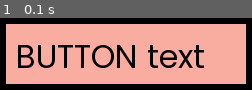
Above: before the commit, frame 1.
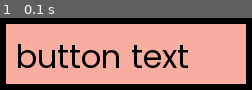
Above: after the commit, the same moment.

Repository: prawny-boy/Choose_Your_Own_Adventure
Game: pygame game, started from pygame_CYOA2.py
Same seed, same stepped clock (60 frames per second), same inputs: the game is played once before the commit and once after it.
Inputs:
- Up to frame 1 (0.1 s): no input

The runs differ from the first frame. In frame 1, 11% of the frame differs, in the area x 7-81%, y 36-70%.

Commit message:
Improved pygame code. Changed variable names

Diff:
--- a/pygame_CYOA2.py
+++ b/pygame_CYOA2.py
@@ -6,31 +6,31 @@
 
 # Screen dimensions
 screen = pygame.display.set_mode((800, 600))
-pygame.display.set_caption("Time Travel Adventure")
+pygame.display.set_caption("CYOA Pygame")
 
 # Screen colour
 screen.fill((0, 0, 0))
 
 # Colors
-WHITE = (255, 255, 255)
-BLACK = (0, 0, 0)
-BLUE = (0, 0, 255)
-CAMBRIDGE_BLUE = (131, 182, 146)
-MELON = (249, 173, 160)
-BRIGHT_PINK_CRAYOLA = (249, 98, 125)
-BLUSH = (198, 91, 124)
-VIOLET_JTC = (91, 55, 88)
+white = (255, 255, 255)
+black = (0, 0, 0)
+blue = (0, 0, 255)
+cambridge_blue = (131, 182, 146)
+melon = (249, 173, 160)
+bright_pink_crayola = (249, 98, 125)
+blush = (198, 91, 124)
+violet_jtc = (91, 55, 88)
 
 # Fonts
-fontBasic = pygame.font.Font(None, 32)
-fontPoppins =  pygame.font.Font("Choose_Your_Own_Adventure/Pygame/Fonts/Poppins Regular 400.ttf", 32)
-fontPoppinsBold =  pygame.font.Font("Choose_Your_Own_Adventure/Pygame/Fonts/Poppins Bold 700.ttf", 32)
+font_basic = pygame.font.Font(None, 32)
+font_poppins =  pygame.font.Font("Choose_Your_Own_Adventure/Pygame/Fonts/Poppins Regular 400.ttf", 32)
+font_poppins_bold =  pygame.font.Font("Choose_Your_Own_Adventure/Pygame/Fonts/Poppins Bold 700.ttf", 32)
 # POPPINS FONT CREDITS
 # Poppins
 # Designed by Indian Type Foundry, Jonny Pinhorn, Ninad Kale
 
 # Helper function to display text on the screen
-def draw_text(text, x, y, color=BLACK, font=fontPoppins):
+def draw_text(text, x, y, color=black, font=font_poppins):
     """
     Draw text on the screen.
 
@@ -53,11 +53,11 @@
     try:
         text_surface = pygame.font.Font.render(font, text, True, color)
     except:
-        text_surface = fontPoppins.render(text, True, color)
+        text_surface = font_poppins.render(text, True, color)
     screen.blit(text_surface, (x, y))
 
 # Helper function to create buttons for choices
-def create_button(text, x, y, w, h, text_color=BLACK, text_font=fontPoppins, button_color=MELON, hover_color=BRIGHT_PINK_CRAYOLA):
+def create_button(text, x, y, w, h, text_color=black, text_font=font_poppins, button_color=melon, hover_color=bright_pink_crayola):
     """
     Create buttons for choices.
 
@@ -101,10 +101,10 @@
         if event.type == pygame.QUIT:
             pygame.quit()
 
-    clicked = create_button("BUTTON text", 60, 60, 240, 60, button_color=MELON, hover_color=BRIGHT_PINK_CRAYOLA)
+    clicked = create_button("button text", 60, 60, 240, 60, button_color=melon, hover_color=bright_pink_crayola)
 
     if clicked:
-        print("BUTTON CLICKED")
+        print("button clicked")
         break
 
     pygame.display.update()
